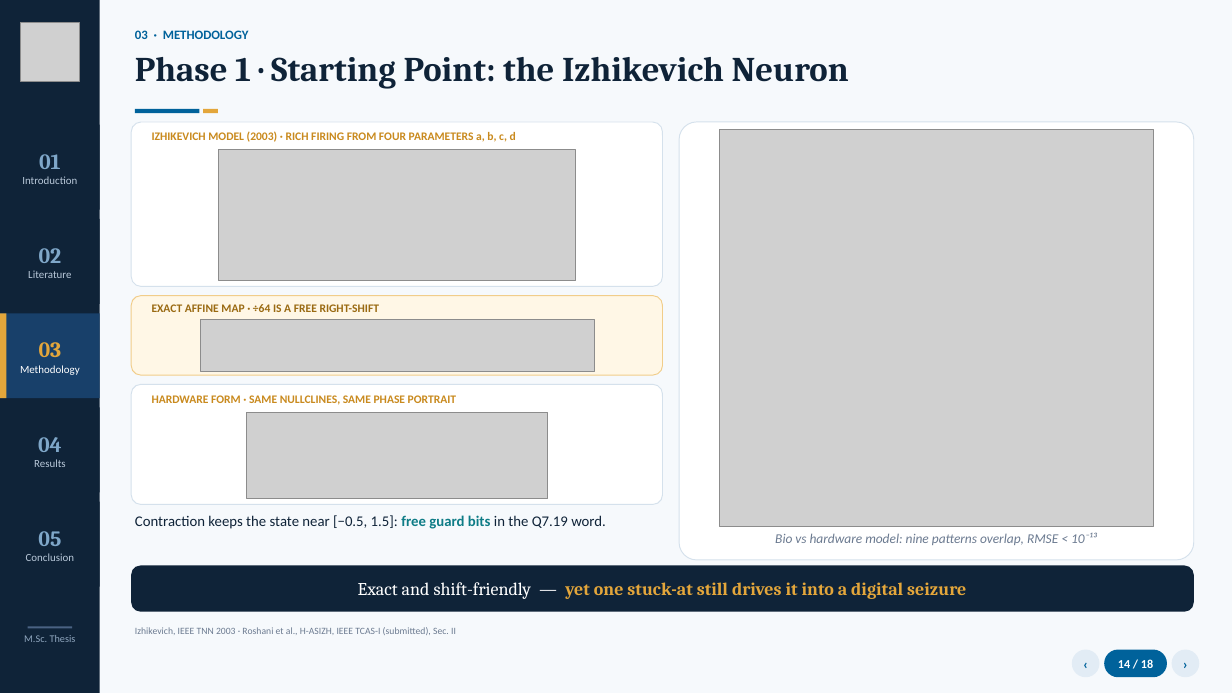
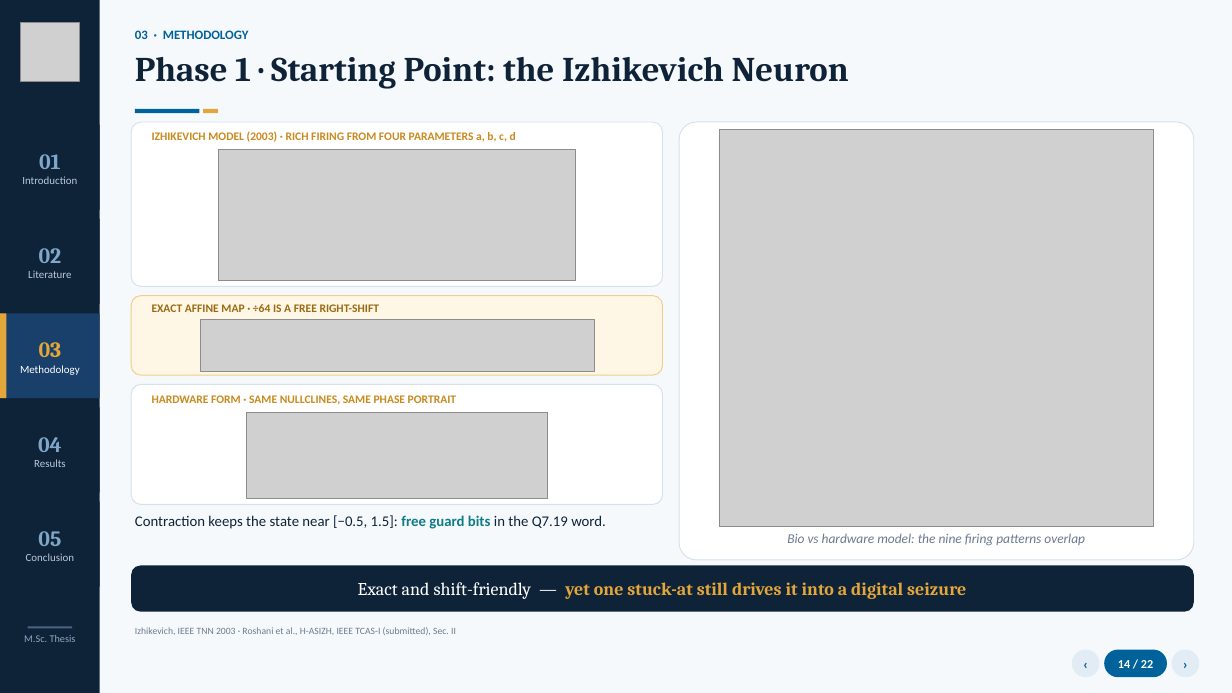
Before and after one commit to aliroshanidino/thesischecking, a slide deck: slide 14 of deliverables/thesis_deck_v2_wip.pptx. Drawn at 1232x693 pixels with LibreOffice and Linux fonts; fonts in the diff are those of the drawing; grey boxes stand for pictures. Boxes give left, top, right and bottom in pixels: in the first picture for what was removed or moved away, otherwise in the second. Text is boxed around its words. In the diff, an @@ line names an element or a change of style, - is before the commit and + after.

```diff
--- a/deliverables/thesis_deck_v2_wip.pptx
+++ b/deliverables/thesis_deck_v2_wip.pptx
@@ text at bbox=[787, 533, 1085, 546]: text changed @@
-Bio vs hardware model: nine patterns overlap, RMSE < 10⁻¹³
+Bio vs hardware model: the nine firing patterns overlap
@@ text in rounded rectangle at bbox=[1118, 660, 1153, 668]: text changed @@
-14 / 18
+14 / 22
```
Also in this commit, not shown: 16 other slides changed, 4 slides added, 9 other files.
